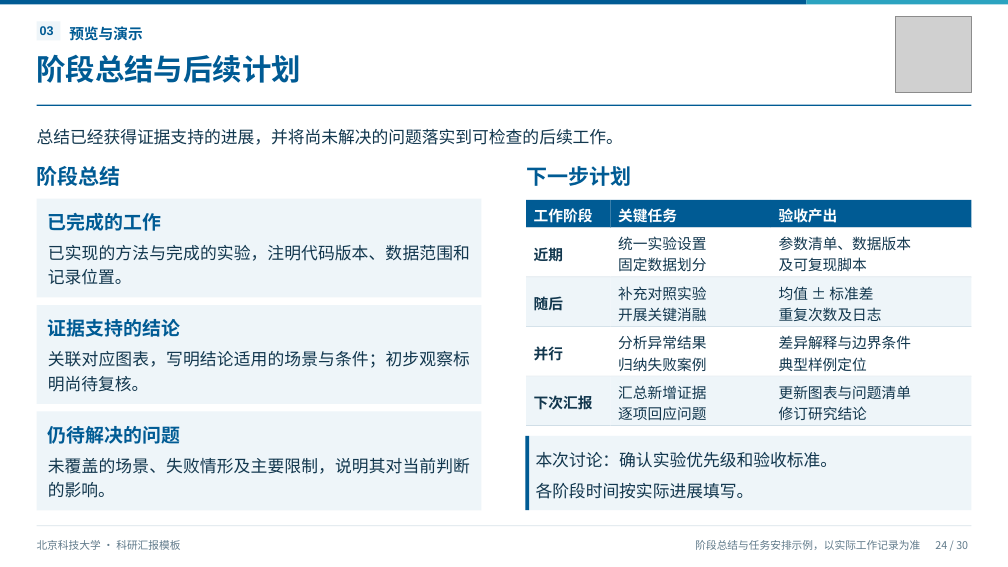
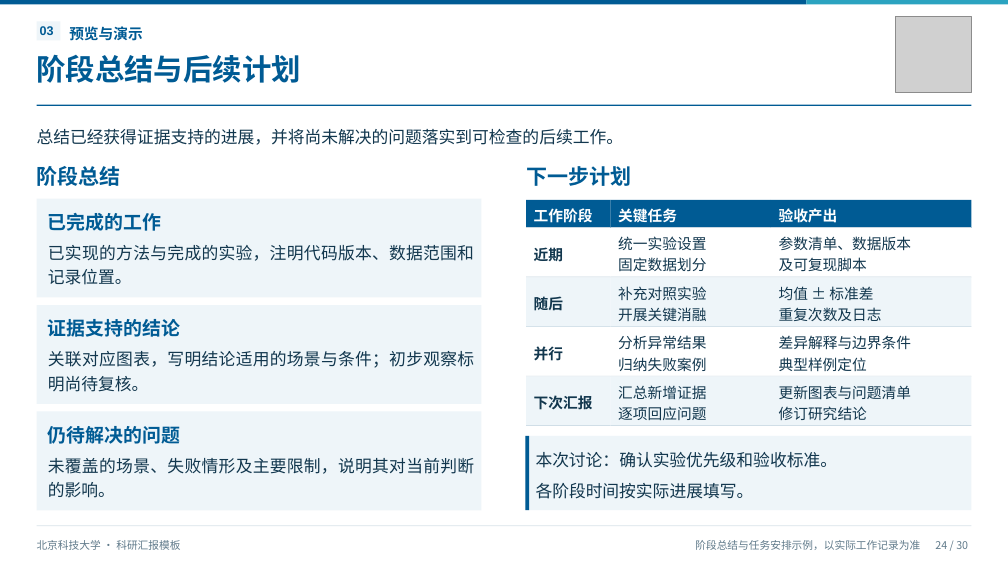
Before and after one commit to lbsun1999/html2ppt-web-slide, a slide deck: slide 24 of output/北京科技大学_WebSlide科研汇报示例.pptx. Drawn at 1008x567 pixels with LibreOffice and Linux fonts; fonts in the diff are those of the drawing; grey boxes stand for pictures. Boxes give left, top, right and bottom in pixels: in the first picture for what was removed or moved away, otherwise in the second. Text is boxed around its words. In the diff, an @@ line names an element or a change of style, - is before the commit and + after.

```diff
--- a/output/北京科技大学_WebSlide科研汇报示例.pptx
+++ b/output/北京科技大学_WebSlide科研汇报示例.pptx
@@ text "已实现的方法与完成的实验，注明代码版本、数据范围和记录位置。" rewrapped from bbox=[48, 245, 470, 285] to bbox=[48, 245, 474, 285] @@
@@ text "关联对应图表，写明结论适用的场景与条件；初步观察标明尚待复核。" rewrapped from bbox=[48, 351, 470, 392] to bbox=[48, 351, 474, 392] @@
@@ text "未覆盖的场景、失败情形及主要限制，说明其对当前判断的影响。" rewrapped from bbox=[48, 458, 470, 498] to bbox=[48, 458, 474, 498] @@
```
Also in this commit, not shown: 28 other slides changed, 31 other files.
